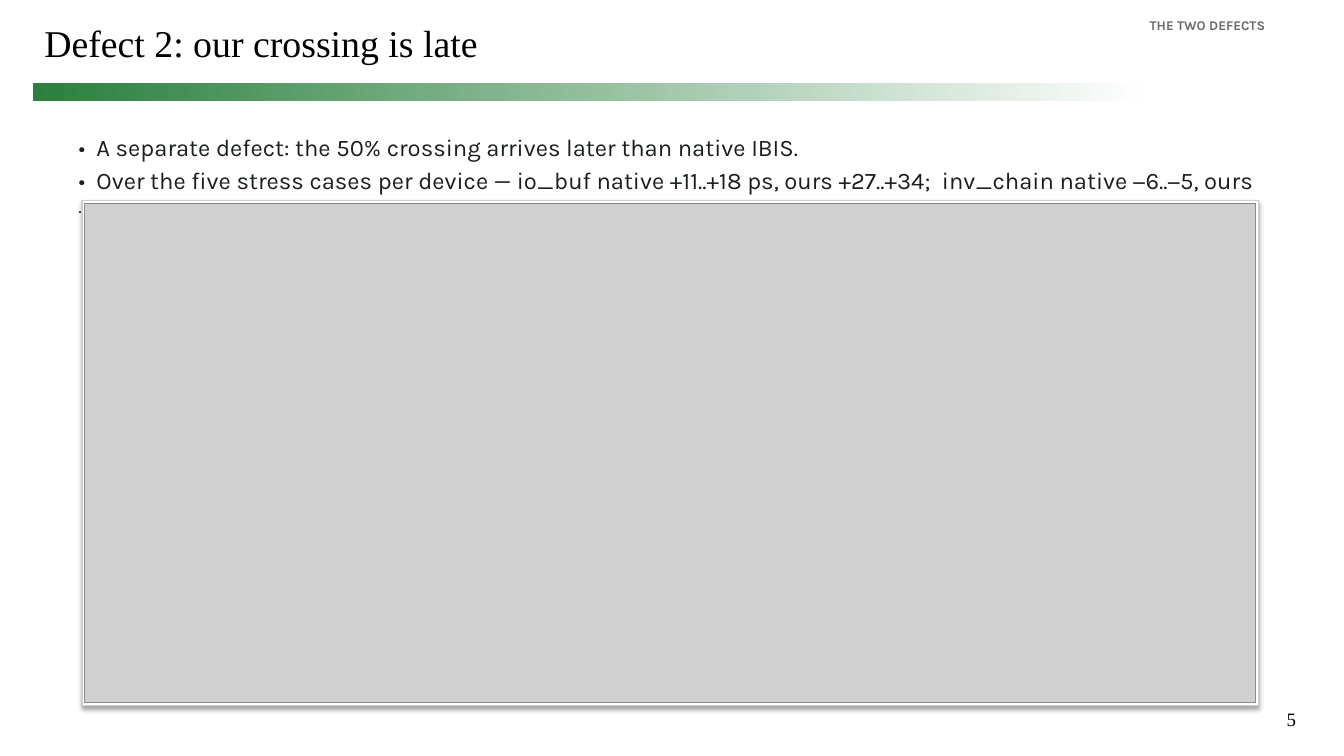
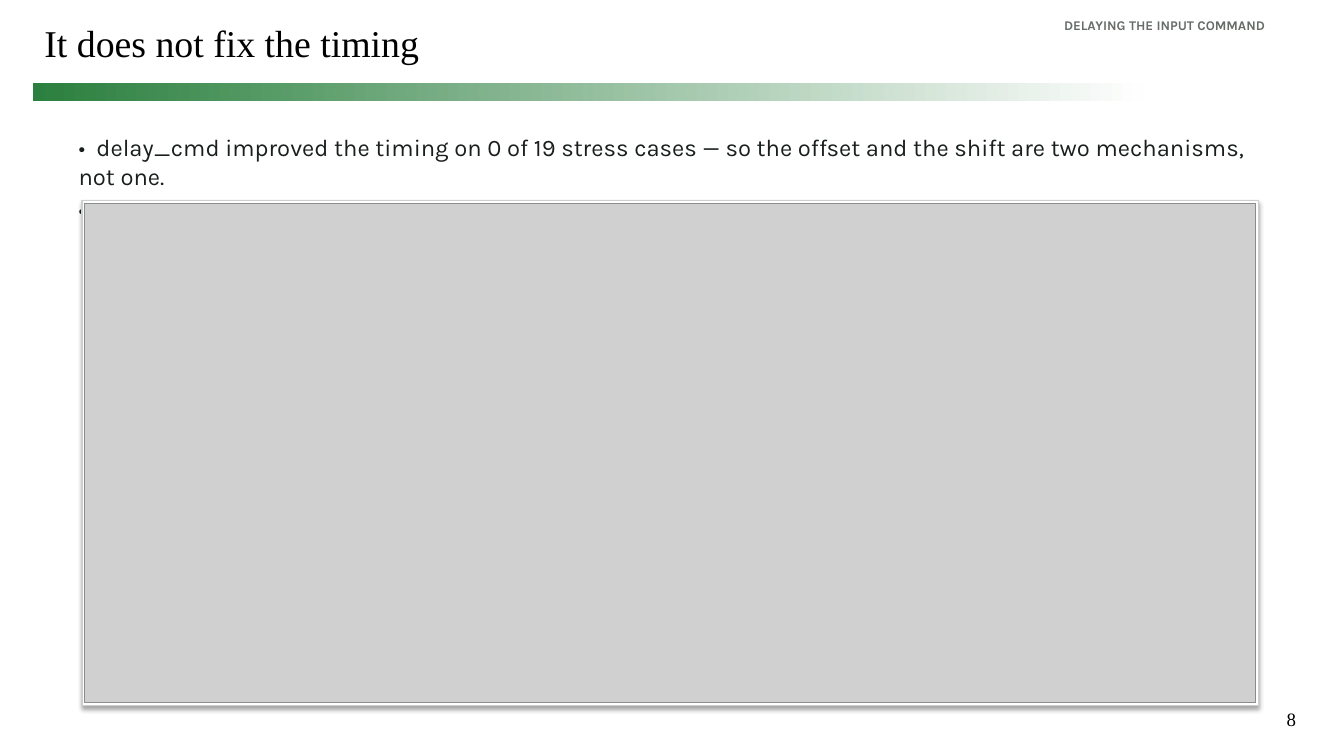
Before and after one commit to simon9721/ibis_comparison, a slide deck: slide 8 of results/meeting_deck_2026-09-04/ibis_pybis_status_2026-09-04.pptx (slide 5 before the commit). Drawn at 1344x756 pixels with LibreOffice and Linux fonts; fonts in the diff are those of the drawing; grey boxes stand for pictures. Boxes give left, top, right and bottom in pixels: in the first picture for what was removed or moved away, otherwise in the second. Text is boxed around its words. In the diff, an @@ line names an element or a change of style, - is before the commit and + after.

```diff
--- a/results/meeting_deck_2026-09-04/ibis_pybis_status_2026-09-04.pptx
+++ b/results/meeting_deck_2026-09-04/ibis_pybis_status_2026-09-04.pptx
@@ text at box(1064, 21, 1265, 30): text changed @@
-THE TWO DEFECTS
+DELAYING THE INPUT COMMAND
@@ title at box(44, 30, 419, 64): text changed @@
-Defect 2: our crossing is late
+It does not fix the timing
@@ text at box(79, 139, 1244, 204): text changed @@
-• A separate defect: the 50% crossing arrives later than native IBIS.
-• Over the five stress cases per device — io_buf native +11..+18 ps, ours +27..+34; inv_chain native −6..−5, ours +8..+12; ex2 both early.
+• delay_cmd improved the timing on 0 of 19 stress cases — so the offset and the shift are two mechanisms, not one.
+• Our 50% crossing still arrives after native's: io_buf +27..+34 ps against native's +11..+18.
@@ page number at box(1287, 713, 1296, 727): text changed @@
-5
+8
```
Also in this commit, not shown: 6 other slides changed, 4 slides added, 8 slides removed, 14 other files.
